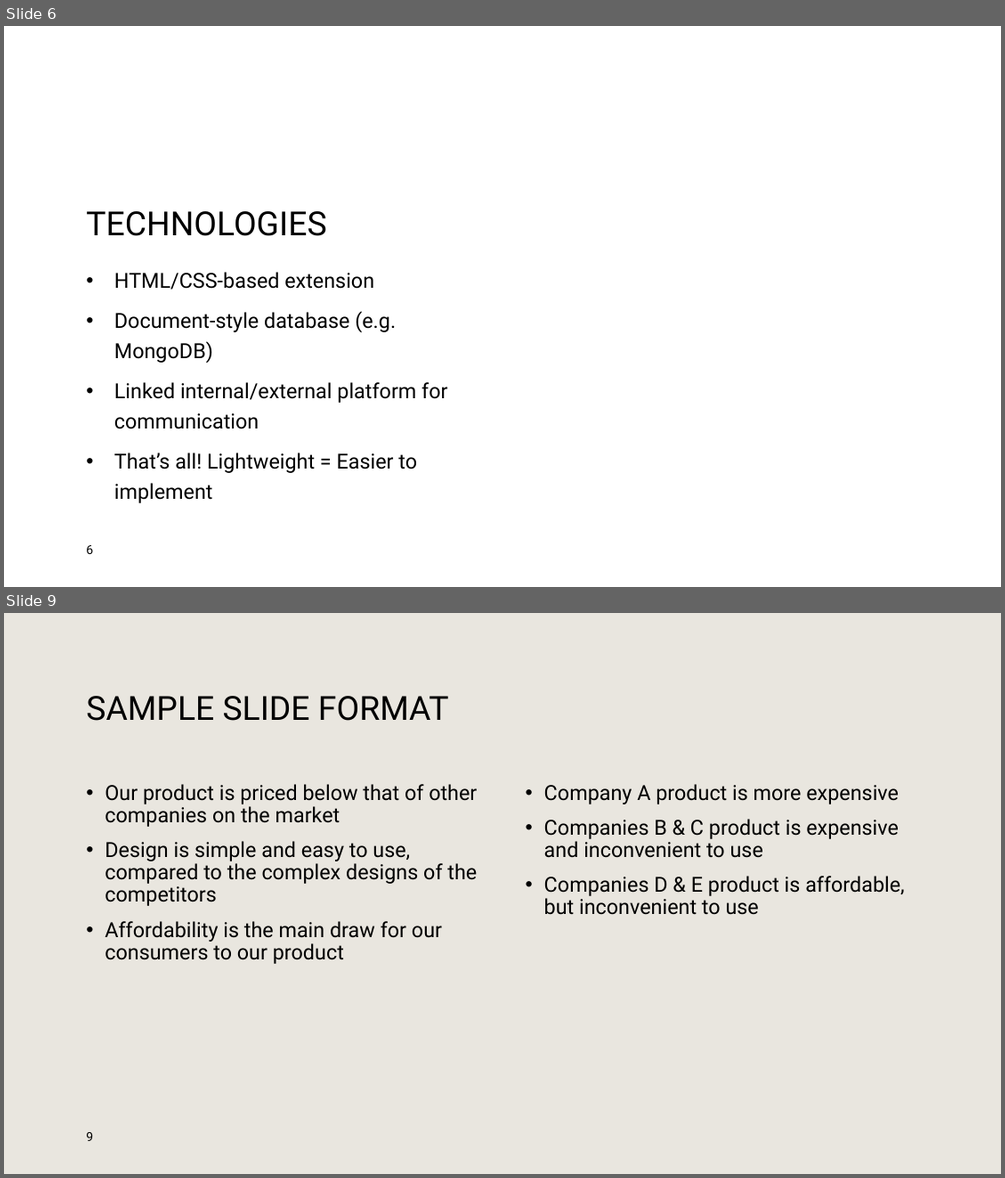
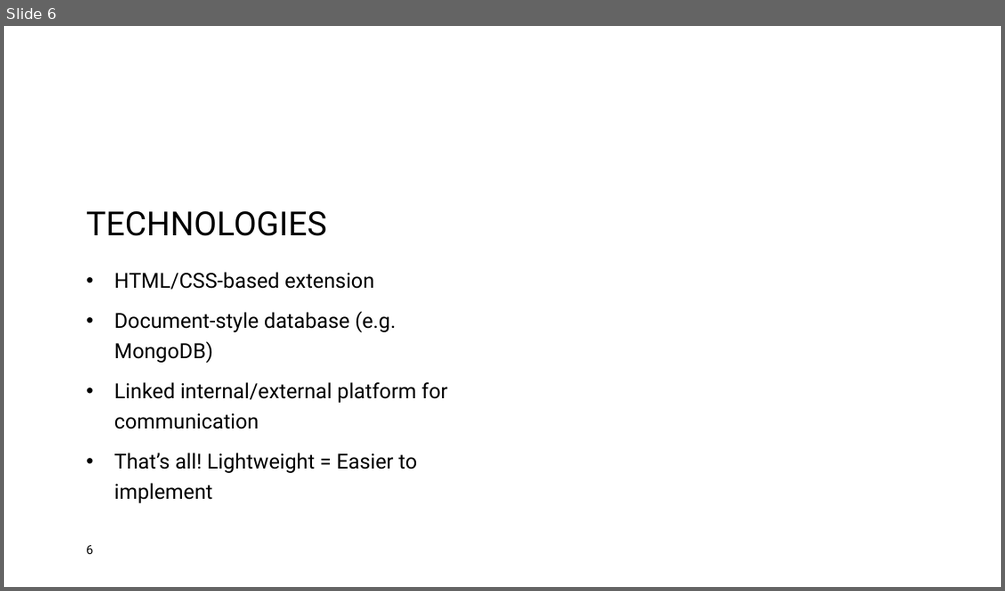
Before and after one commit to IntrixTheName/Error404, a slide deck: Azul Connect.pptx. Shown one above the other, each under a label of ours: slides 6 and 9 before the commit, slide 6 after it; the slides between them are not shown. The pictures are 1005x1178 and 1005x591 pixels, drawn with LibreOffice and Linux fonts; fonts in the diff are those of the drawing; background and template pictures are left out. Boxes give left, top, right and bottom in pixels: in the first picture for what was removed or moved away, otherwise in the second. Text is boxed around its words. In the diff, an @@ line names an element or a change of style, - is before the commit and + after.

```diff
--- a/Azul Connect.pptx
+++ b/Azul Connect.pptx
@@ slide 9 removed at (x1=4, y1=613, x2=1001, y2=1174), background #E9E6DF @@
@@ title removed at (x1=86, y1=696, x2=449, y2=721) @@
-SAMPLE SLIDE FORMAT
@@ text removed at (x1=105, y1=784, x2=477, y2=964) @@
-• Our product is priced below that of other companies on the market
-• Design is simple and easy to use, compared to the complex designs of the competitors
-• Affordability is the main draw for our consumers to our product
@@ text removed at (x1=544, y1=784, x2=905, y2=915) @@
-• Company A product is more expensive
-• Companies B & C product is expensive and inconvenient to use
-• Companies D & E product is affordable, but inconvenient to use
@@ page number removed at (x1=86, y1=1132, x2=93, y2=1141) @@
-9
```
Also in this commit, not shown: 1 slide added, 2 other slides removed.
